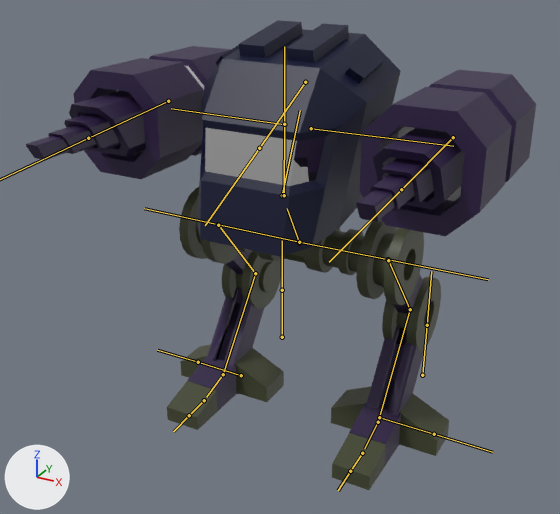
What one commit did to the FBX model Assets/Models/mech2.fbx.
Rendered twice from a 50 mm lens placed at (4.83, -9.31, 7.39), pointed at (-0.01, -0.51, 2.98). Arrows for +X, +Y and +Z are at lower left; the lights stay in place. The bones that bend it are drawn over the model as lines.

In view in the first picture: 'Mech'.
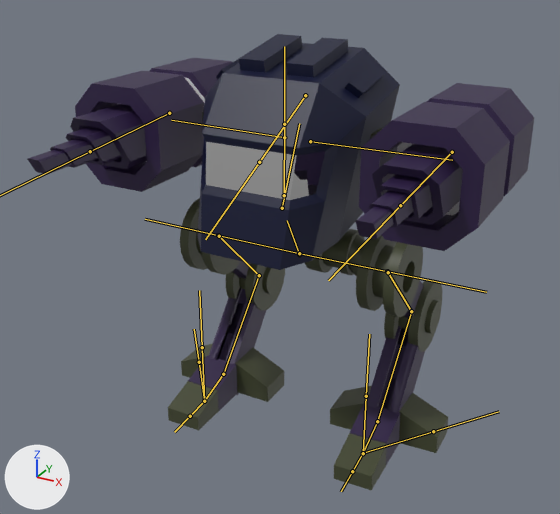
The newer file adds an action. The first version stands in its rest pose; the second is drawn at frame 40 of the action 'metarig|Patrol2'.

Location of each change, [x1, y1, x2, y2] in pixels of the pictures (560 x 514 px):
'Mech', posed: before [26, 20, 536, 490]; after [27, 34, 534, 490]
bone 'spine', root to tip: before (299, 243) to (287, 208); after (299, 254) to (287, 220)
bone 'thigh.L', root to tip: before (388, 260) to (410, 309); after (388, 272) to (411, 311)
bone 'shin.L', root to tip: before (410, 309) to (378, 422); after (411, 311) to (377, 421)
bone 'foot.L', root to tip: before (378, 422) to (364, 448); after (377, 421) to (363, 453)
bone 'thigh.R', root to tip: before (218, 225) to (255, 273); after (219, 236) to (259, 275)
bone 'shin.R', root to tip: before (255, 273) to (223, 374); after (259, 275) to (223, 374)
bone 'foot.R', root to tip: before (223, 374) to (206, 397); after (223, 374) to (204, 401)

What the commit changed:
Bone 'spine' (bone_spine) moves from (0.0, 0.0, 0.0) to (0.0, -0.049, 0.029).
Bone 'thigh.L' (bone_thigh_l) turns from (0, 0, 0) to (5, 0, -2) degrees about its own x, y and z.
Bone 'shin.L' (bone_shin_l) turns from (0, 0, 0) to (-9, 0, 0) degrees about its own x, y and z.
Bone 'foot.L' (bone_foot_l) turns from (0, 0, 0) to (5, 1, -2) degrees about its own x, y and z.
Bone 'thigh.R' (bone_thigh_r) turns from (0, 0, 0) to (5, 0, 2) degrees about its own x, y and z.
Bone 'shin.R' (bone_shin_r) turns from (0, 0, 0) to (-9, 0, 0) degrees about its own x, y and z.
Bone 'foot.R' (bone_foot_r) turns from (0, 0, 0) to (5, 0, 0) degrees about its own x, y and z.
